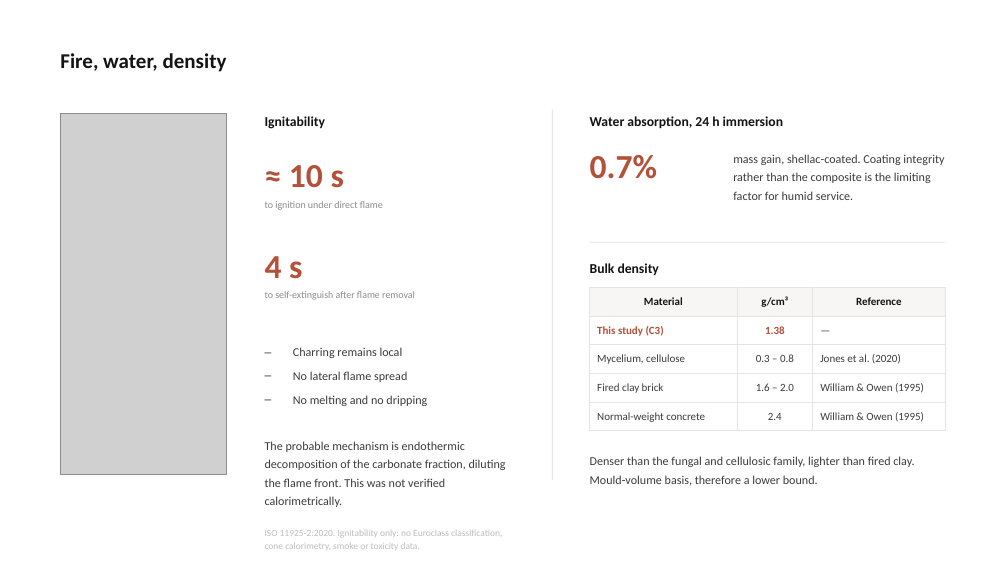
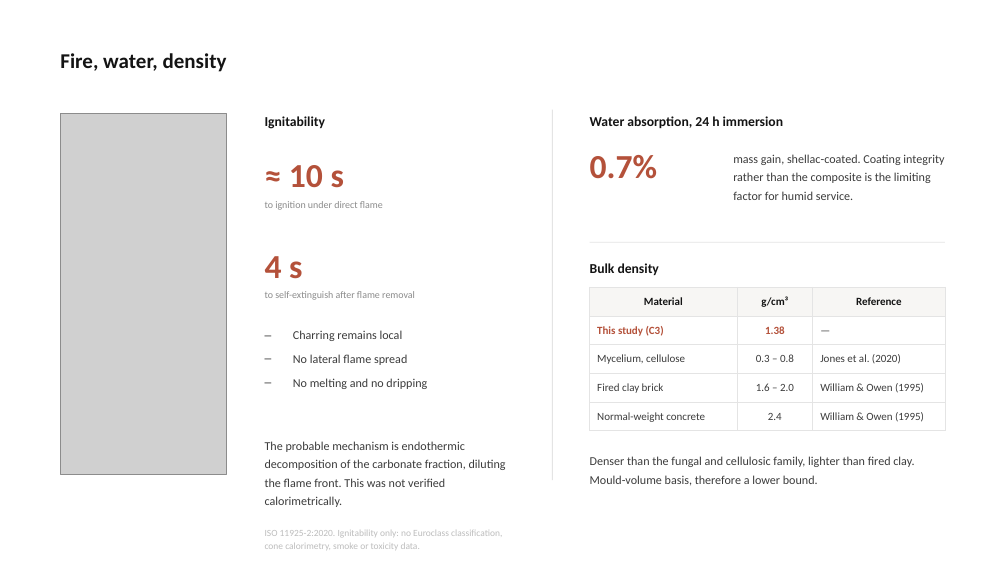
Before and after one commit to bunal91/sanat-ve-mekan, a slide deck: slide 21 of konferans-bildirisi/06-sunum/ICSMMEP26_Presentation_Unal.pptx. Drawn at 1008x567 pixels with LibreOffice and Linux fonts; fonts in the diff are those of the drawing; grey boxes stand for pictures. Boxes give left, top, right and bottom in pixels: in the first picture for what was removed or moved away, otherwise in the second. Text is boxed around its words. In the diff, an @@ line names an element or a change of style, - is before the commit and + after.

```diff
--- a/konferans-bildirisi/06-sunum/ICSMMEP26_Presentation_Unal.pptx
+++ b/konferans-bildirisi/06-sunum/ICSMMEP26_Presentation_Unal.pptx
@@ text "Charring remains local" at (293, 330, 427, 389): vertical alignment middle to top @@
```
Also in this commit, not shown: 3 other slides changed, 6 other files.
